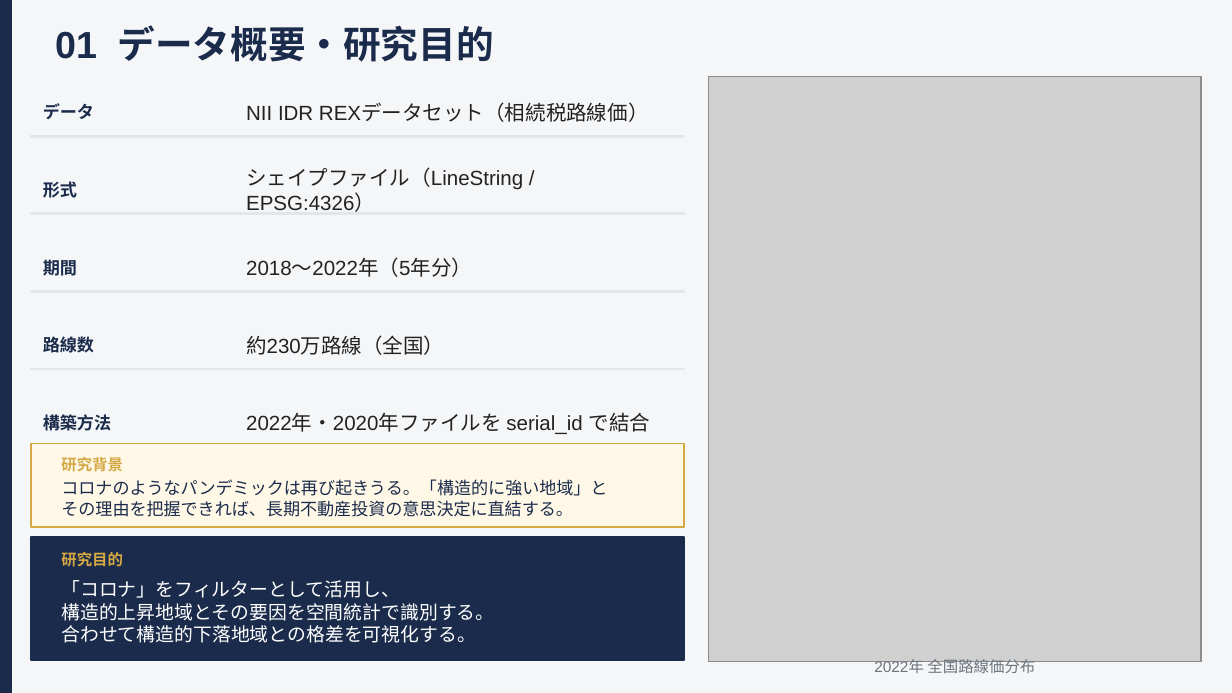
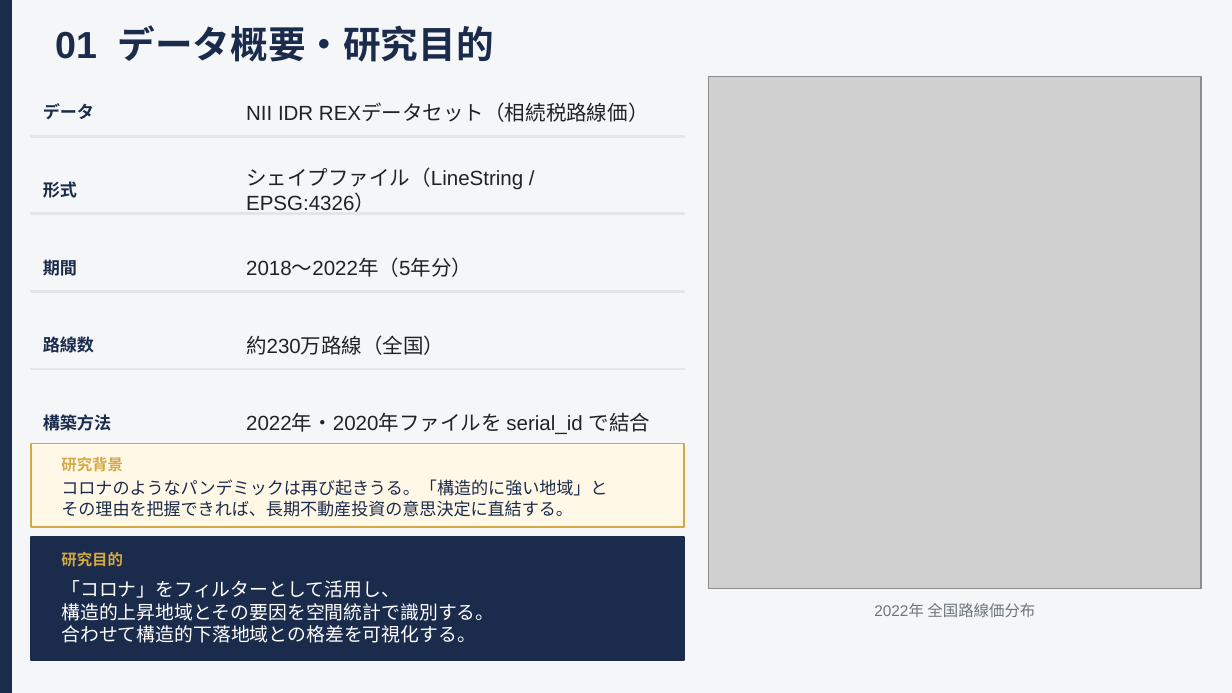
Before and after one commit to kasugayuji0716-art/rex-land-price-analysis, a slide deck: slide 3 of outputs/PBL発表_v2.pptx. Drawn at 1232x693 pixels with LibreOffice and Linux fonts; fonts in the diff are those of the drawing; grey boxes stand for pictures. Boxes give left, top, right and bottom in pixels: in the first picture for what was removed or moved away, otherwise in the second. Text is boxed around its words. In the diff, an @@ line names an element or a change of style, - is before the commit and + after.

```diff
--- a/outputs/PBL発表_v2.pptx
+++ b/outputs/PBL発表_v2.pptx
@@ picture: place and size @@
-picture at bbox=[708, 76, 1201, 662]
+picture at bbox=[708, 76, 1201, 589]
@@ text "2022年 全国路線価分布": place and size @@
-text "2022年 全国路線価分布" at bbox=[874, 659, 1035, 673]
+text "2022年 全国路線価分布" at bbox=[874, 603, 1035, 617]
```
Also in this commit, not shown: 7 other slides changed, 1 other file.
